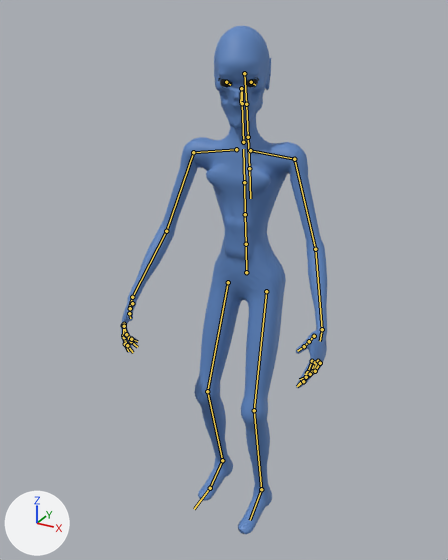
The glTF model characters/summer_faerie/model/summer_faerie.glb: old version first, new version second.
Before and after are seen from a 50 mm camera at (0.943, -1.845, 1.913) aimed at (-0.013, -0.106, 1.044). The lights are fixed; the arrows at lower left show +X, +Y and +Z. The picture after the commit comes second. Both versions are drawn at frame 16 of the action 'idle_look'; the numbers are the values there. The bones that change, and the others that lie on the model, are drawn over the model as lines.

In view in the first picture: 'Body', 'Body_LOD1' and 1 more.
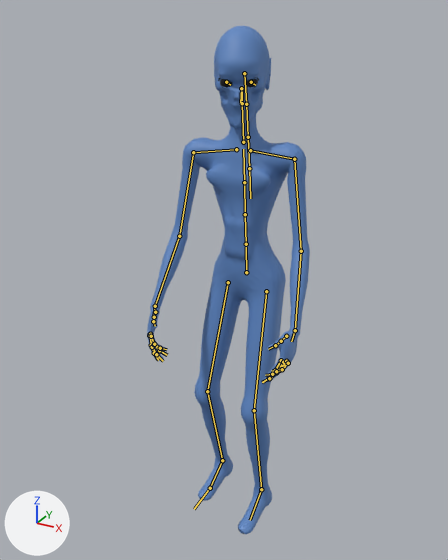
Location of each change, (x1, y1, x2, y2) in pixels of the pictures (448 x 560 px):
'Body', posed (21% narrower): before (121, 26, 327, 534); after (147, 26, 310, 534)
'Body_LOD1', posed (21% narrower): before (121, 26, 327, 534); after (147, 26, 310, 534)
bone 'LeftUpperArm', root to tip: before (294, 159) to (315, 249); after (294, 159) to (301, 251)
bone 'RightUpperArm', root to tip: before (193, 152) to (166, 231); after (193, 152) to (179, 236)

Diff of the bpy script that builds the scene:
```diff
--- a/characters/summer_faerie/model/summer_faerie.glb.py
+++ b/characters/summer_faerie/model/summer_faerie.glb.py
@@ bone_leftupperarm @@
 bone_leftupperarm = bpy.data.objects['Armature'].pose.bones['LeftUpperArm']  # child of 'LeftShoulder'
-bone_leftupperarm.rotation_quaternion = (0.829, -0.548, -0.071, -0.084)  # degrees (-67, -12, -4)
+bone_leftupperarm.rotation_quaternion = (0.778, -0.619, -0.073, -0.084)  # degrees (-77, -13, -2)
@@ bone_rightupperarm @@
 bone_rightupperarm = bpy.data.objects['Armature'].pose.bones['RightUpperArm']  # child of 'RightShoulder'
-bone_rightupperarm.rotation_quaternion = (0.83, -0.549, 0.064, 0.08)  # degrees (-67, 11, 4)
+bone_rightupperarm.rotation_quaternion = (0.778, -0.619, 0.066, 0.079)  # degrees (-77, 12, 2)
```
